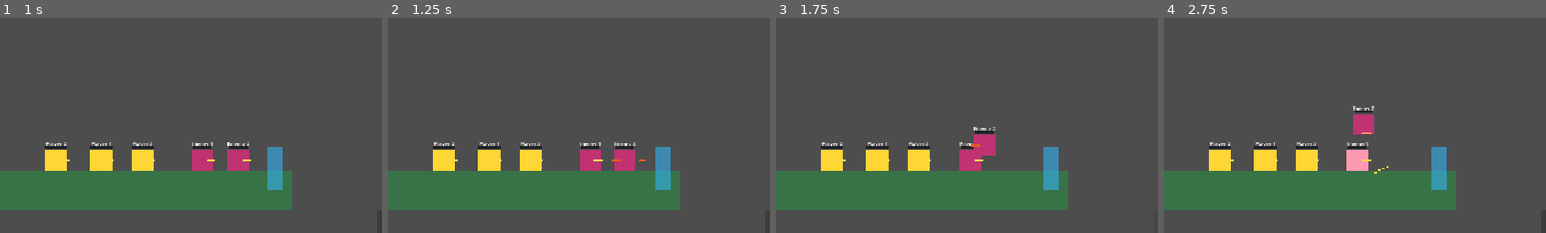
Above: before the commit, frames 1-4 (left to right).
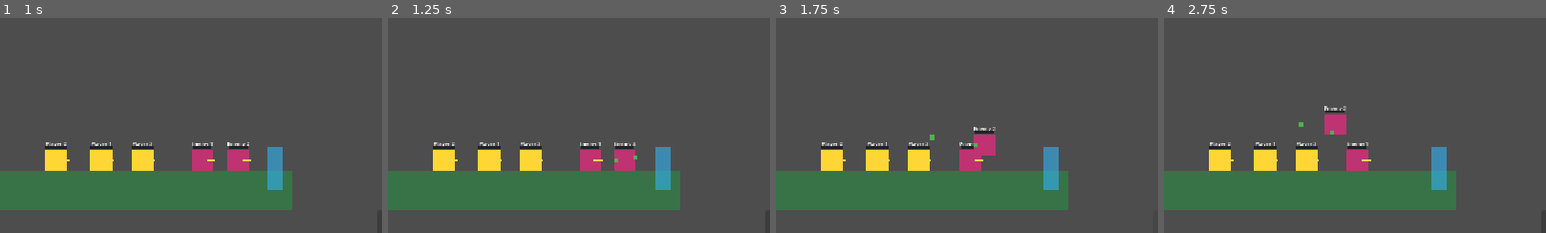
Above: after the commit, the same moments.

Repository: SDVGames-Studio/forms
Game: Godot game, scene res://Level.tscn
The game is run twice, just before and just after one commit, with the same random seed, the same clock (stepped at 60 frames per second) and the same inputs. This scene is started directly instead of the project's main scene.
Inputs (mouse positions are % of the whole screen's width and height, from its top left):
- Up to frame 1 (1 s): tap Enter at 0.5 s; move the mouse to (72, 45) at 0.52 s; hold D (move_right) from 0.53 s (still down); tap F (shoot) at 0.6 s; click (72, 45) at 0.67 s; tap Space (jump) at 0.77 s
- Up to frame 2 (1.25 s): keep holding D (move_right)
- Up to frame 3 (1.75 s): release D (move_right) at 1.25 s; click "JUMP" at 1.25 s
- Up to frame 4 (2.75 s): click "FIRE" at 2 s
The pictures show only the part of the screen within x 37-87%, y 17-67%; the shares and areas given below are measured in that part.

Frame 1 is identical in both runs. In frame 2, less than 0.1% of the frame differs, in the area x 58-68%, y 64-68%; in frame 3, less than 0.1%; in frame 4, 1.9%, in the area x 35-59%, y 40-73%.

Commit message:
fix: enemies can now damage the player team (#99)
Level3 spawned all three NPCs BELOW the full-width platform slab
(x 0-2304, y 480-600), permanently sealed off from the players — every
shot hit the slab underside and the blast only ever hurt the enemies'
own team. Spawn the enemy team on the top surface next to the players.

Additionally, NPC grenades are now aimed ballistically at the current
target (instead of a fixed arc that could fall back onto the shooter's
own team), and long-range / height-difference targets get the grenade
instead of a straight rocket that hits terrain.

Headless regression: tests/test_issue99.tscn (godot --headless) —
player team must take damage during simulated enemy turns.

Diff:
--- a/Level3.tscn
+++ b/Level3.tscn
@@ -108,8 +108,7 @@
 script = ExtResource("5_weapon")
 
 [node name="Npc" type="CharacterBody2D" parent="."]
-position = Vector2(1300, 640)
-rotation = 3.14159
+position = Vector2(1300, 400)
 collision_layer = 2
 collision_mask = 1
 script = ExtResource("3_npc")
@@ -128,8 +127,7 @@
 color = Color(0.75, 0.2, 0.45, 1)
 
 [node name="Npc2" type="CharacterBody2D" parent="."]
-position = Vector2(1500, 640)
-rotation = 3.14159
+position = Vector2(1500, 400)
 collision_layer = 2
 collision_mask = 1
 script = ExtResource("3_npc")
@@ -148,8 +146,7 @@
 color = Color(0.85, 0.35, 0.25, 1)
 
 [node name="Npc3" type="CharacterBody2D" parent="."]
-position = Vector2(1700, 640)
-rotation = 3.14159
+position = Vector2(1700, 400)
 collision_layer = 2
 collision_mask = 1
 script = ExtResource("3_npc")
--- a/Npc.gd
+++ b/Npc.gd
@@ -241,7 +241,7 @@
 
 	# Issue #66: pick the weapon by distance and take a shot when in range.
 	if distance <= ATTACK_RANGE:
-		_pick_weapon(distance)
+		_pick_weapon(distance, absf(_target.global_position.y - global_position.y))
 		_shoot()
 
 	move_and_slide()
@@ -300,17 +300,19 @@
 
 
 ## Issue #66: choose the weapon that fits the distance to the target.
-func _pick_weapon(distance: float) -> void:
+func _pick_weapon(distance: float, height_diff: float = 0.0) -> void:
 	if _weapon == null:
 		return
 	if distance <= SPEAR_RANGE_NPC:
 		_weapon.selected_weapon = 3  # spear
-	elif distance <= SHOTGUN_RANGE_NPC:
-		_weapon.selected_weapon = 0  # shotgun
-	elif distance <= ROCKET_RANGE_NPC:
-		_weapon.selected_weapon = 1  # rocket
+	elif distance <= SHOTGUN_RANGE_NPC and height_diff <= 60.0:
+		_weapon.selected_weapon = 0  # shotgun (flat line of sight only)
 	else:
-		_weapon.selected_weapon = 2  # grenade (lobbed, explodes on impact)
+		# Issue #99: prefer the ballistic grenade for long range or any
+		# height difference — its arc reaches targets over terrain, while a
+		# straight rocket just hits the platform underside (or the blast
+		# catches the shooter's own team below instead of the target).
+		_weapon.selected_weapon = 2  # grenade
 
 
 ## Issue #66: fire through the carried Weapon (it owns the cooldown, the
@@ -318,4 +320,41 @@
 func _shoot() -> void:
 	if _weapon == null:
 		return
+	# Issue #99: hand the current target to the weapon so grenades are
+	# lobbed ballistically at it (see Weapon._fire_grenade).
+	_weapon.npc_target = _target
+	# Issue #99: never fire a straight-line weapon through a teammate — the
+	# projectile hits the teammate first (friendly fire since #57) and the
+	# enemy team wipes itself out while the players stay untouched. Switch
+	# to the ballistic grenade, which arcs over the row; at spear-close
+	# range the grenade blast would catch our own team, so hold fire there
+	# (the separation steering opens the line instead).
+	if _weapon.selected_weapon != 2 and _teammate_blocks_shot():
+		if _target != null and is_instance_valid(_target) \
+				and global_position.distance_to(_target.global_position) > 160.0:
+			_weapon.selected_weapon = 2
+		else:
+			return
 	_weapon.npc_fire()
+
+
+## Issue #99: true when a living teammate stands inside the corridor a
+## straight projectile would travel between us and the current target.
+func _teammate_blocks_shot() -> bool:
+	if _target == null or not is_instance_valid(_target):
+		return false
+	var to := _target.global_position - global_position
+	var length := to.length()
+	if length < 1.0:
+		return false
+	var dir := to / length
+	for mate in get_tree().get_nodes_in_group("enemy_team"):
+		if mate == self or not is_instance_valid(mate):
+			continue
+		var rel: Vector2 = mate.global_position - global_position
+		var along := rel.dot(dir)
+		if along <= 0.0 or along >= length:
+			continue
+		if absf(rel.cross(dir)) <= 44.0:
+			return true
+	return false
--- a/Weapon.gd
+++ b/Weapon.gd
@@ -32,6 +32,11 @@
 var _gravity_dir := 1.0
 var _cooldown_left := 0.0
 
+## Issue #99: when an NPC fires a grenade, the weapon lobs it ballistically
+## at this target (cleared after one shot). Player grenades keep the
+## hand-aimed arc.
+var npc_target: Node2D = null
+
 ## Issue #67: current aim direction of the wielder (view angle applied).
 func _aim() -> Vector2:
 	var parent := get_parent() as CharacterBody2D
@@ -156,6 +161,18 @@
 
 
 func _fire_grenade() -> void:
+	# Issue #99: NPC grenades are aimed ballistically at the target so the
+	# arc lands ON the target instead of falling back onto the shooter's
+	# own team (blast damage is friendly fire since issue #57).
+	if npc_target != null and is_instance_valid(npc_target):
+		var to := npc_target.global_position - global_position
+		var t := clampf(to.length() / GRENADE_SPEED, 0.5, 1.5)
+		var velocity := to / t
+		velocity.y -= 0.5 * 1200.0 * t
+		_spawn_projectile(Projectile.Type.GRENADE, velocity, GRENADE_DAMAGE,
+			GRENADE_FUSE, Vector2(14, 14), Color(0.3, 0.7, 0.3, 1), GRENADE_BLAST)
+		npc_target = null
+		return
 	var aim := _aim()
 	var velocity := (Vector2(GRENADE_SPEED, -320.0) * Vector2(_facing, 1.0)).rotated(aim.angle())
 	_spawn_projectile(Projectile.Type.GRENADE, velocity, GRENADE_DAMAGE,
--- /dev/null
+++ b/tests/test_issue99.gd
@@ -0,0 +1,51 @@
+extends Node
+## Regression check for issue #99: enemy NPCs must be able to damage the
+## player's team. Before the fix, NPC grenades were lobbed with a fixed arc
+## that fell back onto the shooter's own team (blast = friendly fire since
+## #57/#71), so enemies killed themselves and players never took damage on
+## Level3's vertical layout.
+##
+## Run headless: godot --headless res://tests/test_issue99.tscn
+## Exit code 0 = pass: at least one player-team member takes damage during
+## simulated enemy turns.
+
+func _ready() -> void:
+	var level: Node = load("res://Level3.tscn").instantiate()
+	add_child(level)
+	var tc := get_node("/root/TurnController")
+	# Wait for the first turn to begin.
+	for i in 300:
+		await get_tree().physics_frame
+		if tc.active_team != "":
+			break
+	# Simulate up to 6 full round trips, skipping player turns instantly.
+	for round_i in 6:
+		var waited := 0
+		while tc.active_team == "player" and waited < 400:
+			tc._turn_left = 0.0
+			await get_tree().physics_frame
+			waited += 1
+		waited = 0
+		while tc.active_team == "enemy" and waited < 480:
+			await get_tree().physics_frame
+			waited += 1
+			if waited % 60 == 0:
+				var ehp := []
+				for m in get_tree().get_nodes_in_group("enemy_team"):
+					ehp.append([m.name, m.health])
+				var php := []
+				for m in get_tree().get_nodes_in_group("player_team"):
+					php.append([m.name, m.health])
+				print("ISSUE99 t=", waited, " enemy=", ehp, " player=", php)
+		if tc.game_over:
+			break
+	var damaged := false
+	for m in get_tree().get_nodes_in_group("player_team"):
+		if int(m.health) < 100:
+			damaged = true
+	# Enemies must not wipe themselves out without scratching the players.
+	var enemies_alive := get_tree().get_nodes_in_group("enemy_team").size()
+	var ok: bool = damaged and (not bool(tc.game_over) or enemies_alive > 0)
+	print("ISSUE99 damaged=", damaged, " enemies_alive=", enemies_alive,
+		" game_over=", tc.game_over, " ok=", ok)
+	get_tree().quit(0 if ok else 1)
--- /dev/null
+++ b/tests/test_issue99.tscn
@@ -0,0 +1,6 @@
+[gd_scene load_steps=2 format=3]
+
+[ext_resource type="Script" path="res://tests/test_issue99.gd" id="1_i99"]
+
+[node name="Issue99Test" type="Node"]
+script = ExtResource("1_i99")
